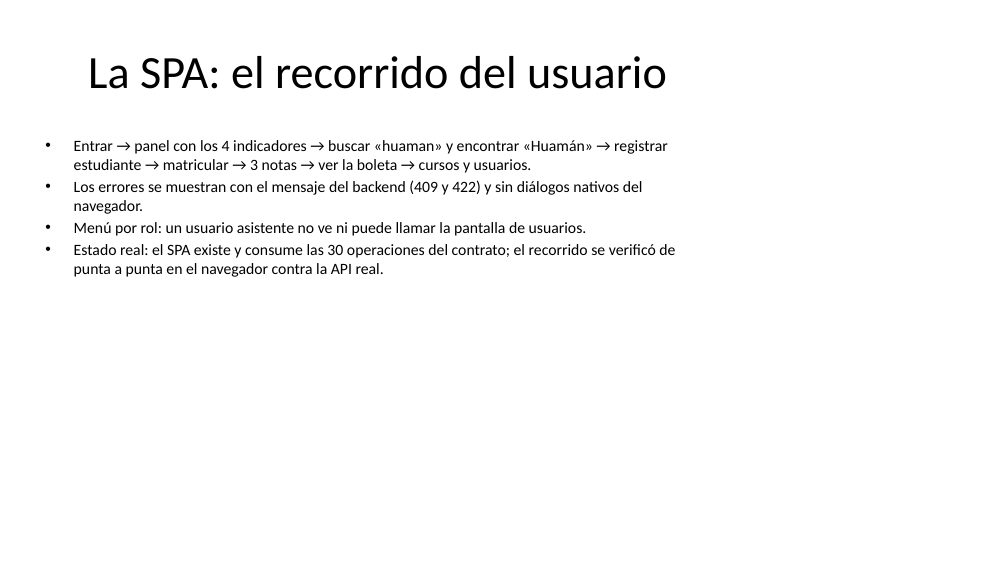
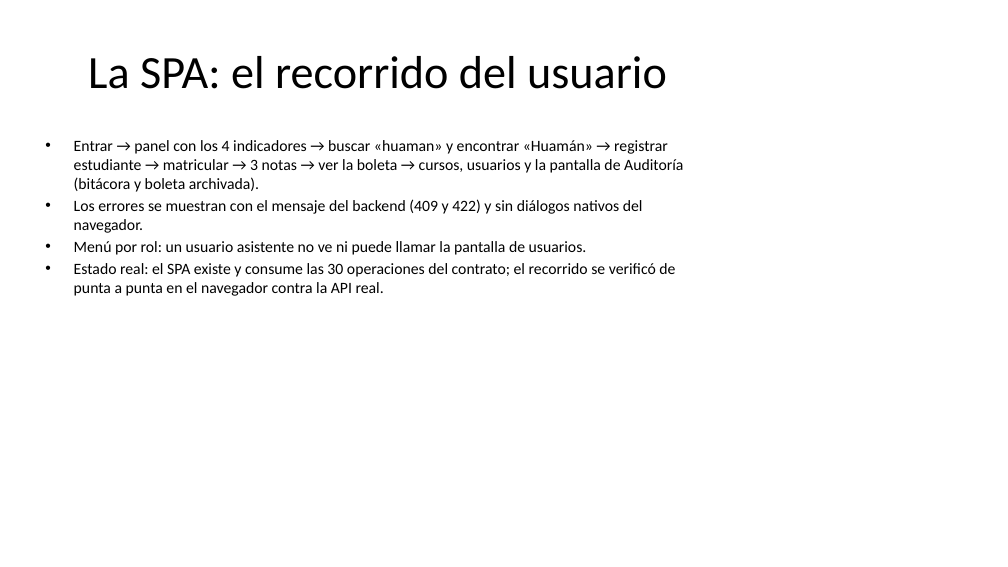
Before and after one commit to rarteagar/gs08-matriculas, a slide deck: slide 6 of docs/informe/exposicion-gs08-2026-10-13.pptx. Drawn at 1008x567 pixels with LibreOffice and Linux fonts; fonts in the diff are those of the drawing. Boxes give left, top, right and bottom in pixels: in the first picture for what was removed or moved away, otherwise in the second. Text is boxed around its words. In the diff, an @@ line names an element or a change of style, - is before the commit and + after.

```diff
--- a/docs/informe/exposicion-gs08-2026-10-13.pptx
+++ b/docs/informe/exposicion-gs08-2026-10-13.pptx
@@ text at bbox=[74, 140, 683, 192]: text changed @@
-• Entrar → panel con los 4 indicadores → buscar «huaman» y encontrar «Huamán» → registrar estudiante → matricular → 3 notas → ver la boleta → cursos y usuarios.
+• Entrar → panel con los 4 indicadores → buscar «huaman» y encontrar «Huamán» → registrar estudiante → matricular → 3 notas → ver la boleta → cursos, usuarios y la pantalla de Auditoría (bitácora y boleta archivada).
```
Also in this commit, not shown: 4 other slides changed, 2 slides added, 8 other files.
